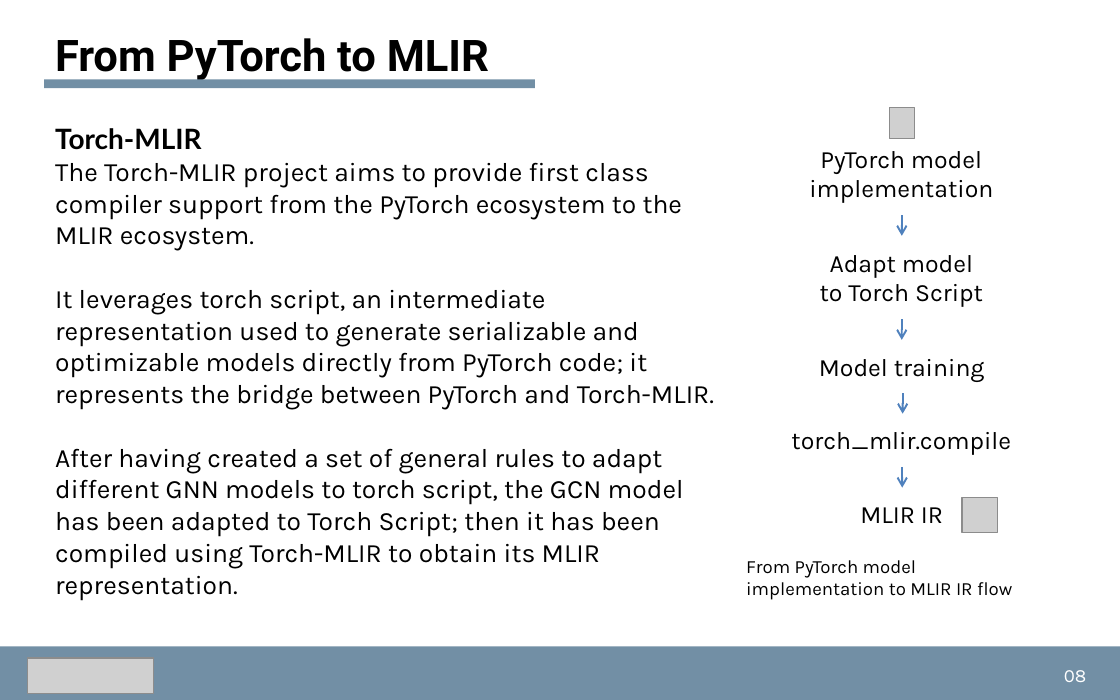
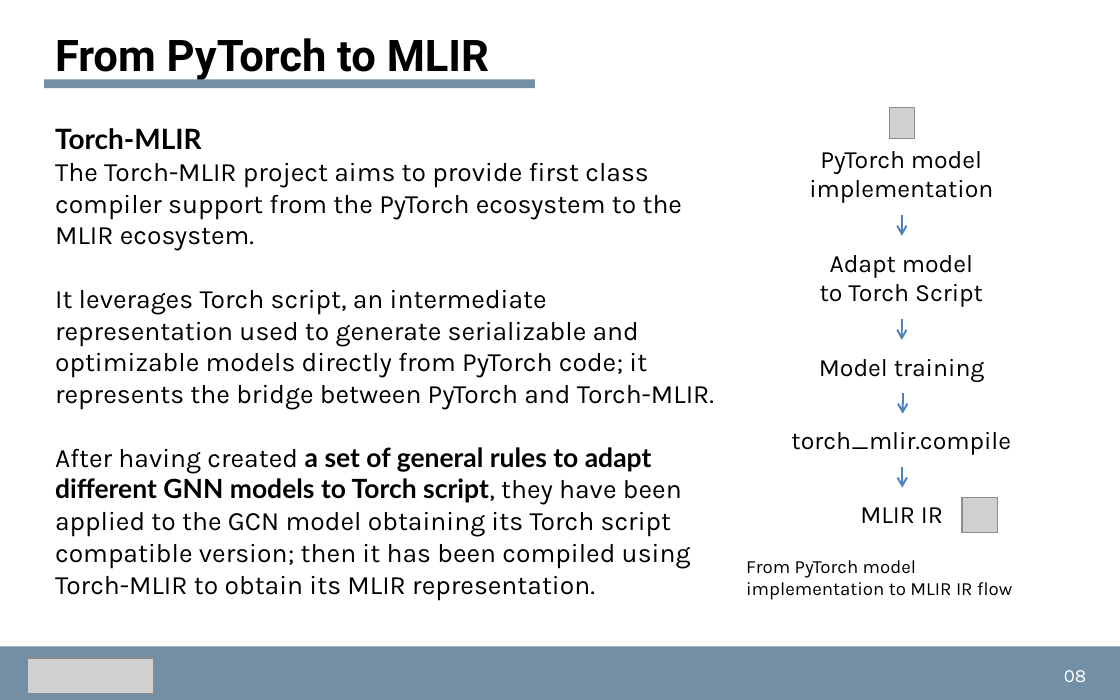
Before and after one commit to dmsgnn/master-thesis, a slide deck: slide 8 of docs/presentation/presentation.pptx. Drawn at 1120x700 pixels with LibreOffice and Linux fonts; fonts in the diff are those of the drawing; grey boxes stand for pictures. Boxes give left, top, right and bottom in pixels: in the first picture for what was removed or moved away, otherwise in the second. Text is boxed around its words. In the diff, an @@ line names an element or a change of style, - is before the commit and + after.

```diff
--- a/docs/presentation/presentation.pptx
+++ b/docs/presentation/presentation.pptx
@@ text at [55, 290, 714, 600]: text changed @@
-It leverages torch script, an intermediate representation used to generate serializable and optimizable models directly from PyTorch code; it represents the bridge between PyTorch and Torch-MLIR.
-After having created a set of general rules to adapt different GNN models to torch script, the GCN model has been adapted to Torch Script; then it has been compiled using Torch-MLIR to obtain its MLIR representation.
+It leverages Torch script, an intermediate representation used to generate serializable and optimizable models directly from PyTorch code; it represents the bridge between PyTorch and Torch-MLIR.
+After having created a set of general rules to adapt different GNN models to Torch script, they have been applied to the GCN model obtaining its Torch script compatible version; then it has been compiled using Torch-MLIR to obtain its MLIR representation.
```
Also in this commit, not shown: 16 other slides changed, 2 slides added, 4 other files.
